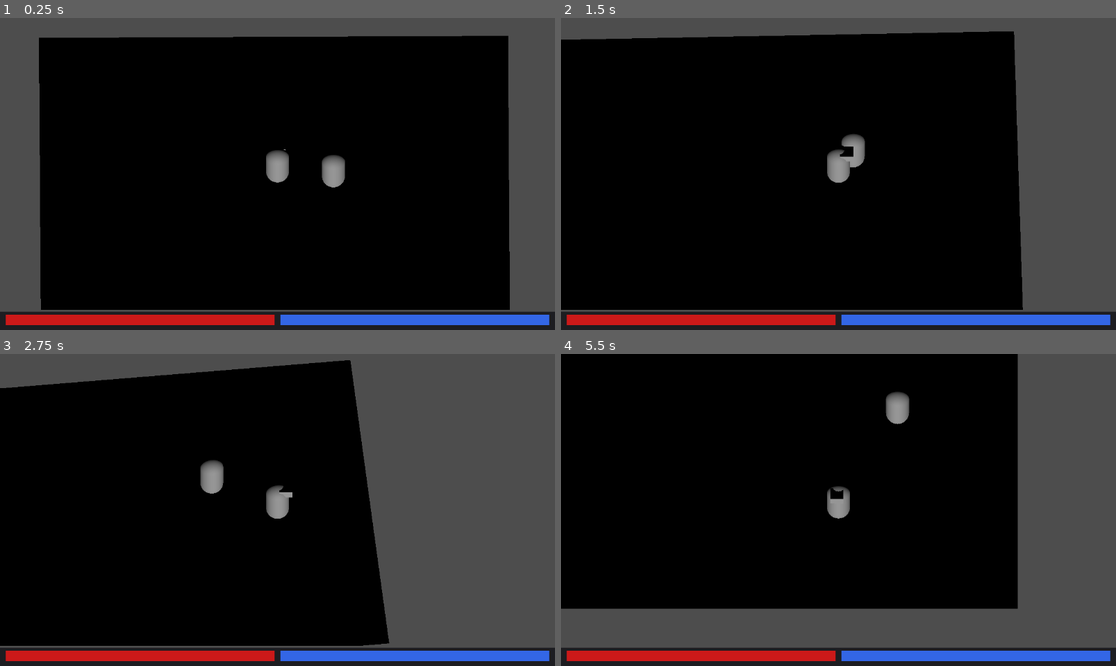
Above: before the commit, frames 1-4 (two rows, left to right).
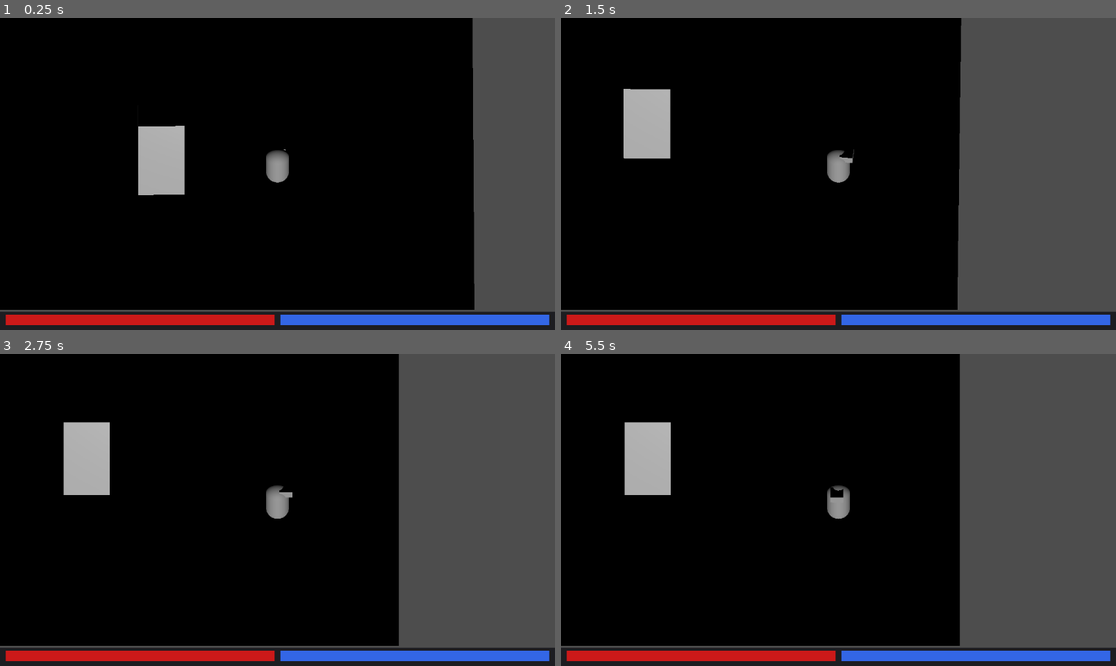
Above: after the commit, the same moments.

Repository: 1p22geo/AWARE_v0
Game: Godot game, scene res://scenes/UI/UI.tscn
Same seed, same stepped clock (60 frames per second), same inputs: the game is played once before the commit and once after it. This scene is started directly instead of the project's main scene.
Inputs (mouse positions are in pixels of both pictures, inside the frame that each line leads up to):
- Up to frame 1 (0.25 s): no input
- Up to frame 2 (1.5 s): tap Enter at 0.5 s; move the mouse to (960, 158) at 0.52 s; hold D (move_right) 0.53-1.25 s; hold Shift 0.53-1.25 s; click (960, 158) at 0.67 s; tap Space (jump) at 0.77 s; drag from (727, 189) to (810, 236) at 1.27 s
- Up to frame 3 (2.75 s): move the mouse to (333, 441) at 2.02 s; hold D (move_right) from 2.03 s (still down); tap Ctrl at 2.1 s
- Up to frame 4 (5.5 s): release D (move_right) at 2.75 s; drag from (810, 572) to (672, 463) at 2.77 s; move the mouse to (1005, 556) at 3.52 s; hold A (move_left) 3.53-4.25 s; tap Alt at 3.6 s; tap Space (jump) at 3.77 s; drag from (672, 463) to (755, 432) at 4.27 s; move the mouse to (866, 510) at 5.02 s; hold S (move_backward) from 5.03 s (still down); hold Shift from 5.03 s (still down); click (866, 510) at 5.17 s

The runs differ from the first frame. In frame 1, 19% of the frame differs, in the area x 0-92%, y 0-94%; in frame 2, 16%; in frame 3, 11%; in frame 4, 20%, in the area x 0-83%, y 0-94%.

Commit message:
feat: dzialajace menu pauzy pod esc

Diff:
--- a/scenes/UI/UI.tscn
+++ b/scenes/UI/UI.tscn
@@ -1,7 +1,8 @@
-[gd_scene load_steps=14 format=3 uid="uid://u81pecjpkv0"]
-
-[ext_resource type="PackedScene" uid="uid://13h3en3o5ymm" path="res://scenes/levels/testScene.tscn" id="1_0wsoe"]
+[gd_scene load_steps=15 format=3 uid="uid://u81pecjpkv0"]
+
 [ext_resource type="Script" uid="uid://ou33p38skktc" path="res://src/UI/game_ui.gd" id="2_ui"]
+[ext_resource type="PackedScene" uid="uid://b4bmrng7uonyc" path="res://scenes/levels/world.tscn" id="2_wgnrc"]
+[ext_resource type="PackedScene" uid="uid://byt7eo7ffxjpb" path="res://scenes/UI/menu.tscn" id="3_84lt7"]
 [ext_resource type="Script" uid="uid://bis0wm74vnyen" path="res://src/UI/component_slot.gd" id="3_slot"]
 [ext_resource type="Script" uid="uid://bqkt3xr73hxym" path="res://src/UI/component_item.gd" id="4_item"]
 [ext_resource type="Script" uid="uid://un5hk7uo3mqa" path="res://src/core/components/component.gd" id="5_lj5up"]
@@ -83,7 +84,7 @@
 size_2d_override_stretch = true
 render_target_update_mode = 4
 
-[node name="Main" parent="VBox/ScreenClipper/ScreensContainer/GameScreen/SubViewport" instance=ExtResource("1_0wsoe")]
+[node name="World" parent="VBox/ScreenClipper/ScreensContainer/GameScreen/SubViewport" instance=ExtResource("2_wgnrc")]
 
 [node name="CompsScreen" type="PanelContainer" parent="VBox/ScreenClipper/ScreensContainer"]
 layout_mode = 2
@@ -445,3 +446,5 @@
 unique_name_in_owner = true
 layout_mode = 2
 theme_override_constants/separation = 8
+
+[node name="Menu" parent="." instance=ExtResource("3_84lt7")]
--- a/scenes/UI/menu.tscn
+++ b/scenes/UI/menu.tscn
@@ -3,7 +3,7 @@
 [ext_resource type="Script" uid="uid://bx3ahwgpacte7" path="res://scenes/UI/menu.gd" id="1_u81ku"]
 
 [node name="Menu" type="CanvasLayer"]
-process_mode = 2
+process_mode = 3
 
 [node name="Control" type="Control" parent="."]
 process_mode = 3
--- a/scenes/levels/world.tscn
+++ b/scenes/levels/world.tscn
@@ -14,7 +14,7 @@
 transform = Transform3D(1, 0, 0, 0, 1, 0, 0, 0, 1, 4.875574, 3.308885, 0.25913024)
 
 [node name="empty_1" parent="." instance=ExtResource("2_7k8c1")]
-transform = Transform3D(0.01, 0, 0, 0, 0.01, 0, 0, 0, 0.01, 0, 0, 0)
+transform = Transform3D(0.01, 0, 0, 0, 0.01, 0, 0, 0, 0.01, 0, 2.110869, 0)
 
 [node name="DirectionalLight3D" type="DirectionalLight3D" parent="."]
 transform = Transform3D(1, 0, 0, 0, 1, 0, 0, 0, 1, 6.374635, 0, 2.8749757)
